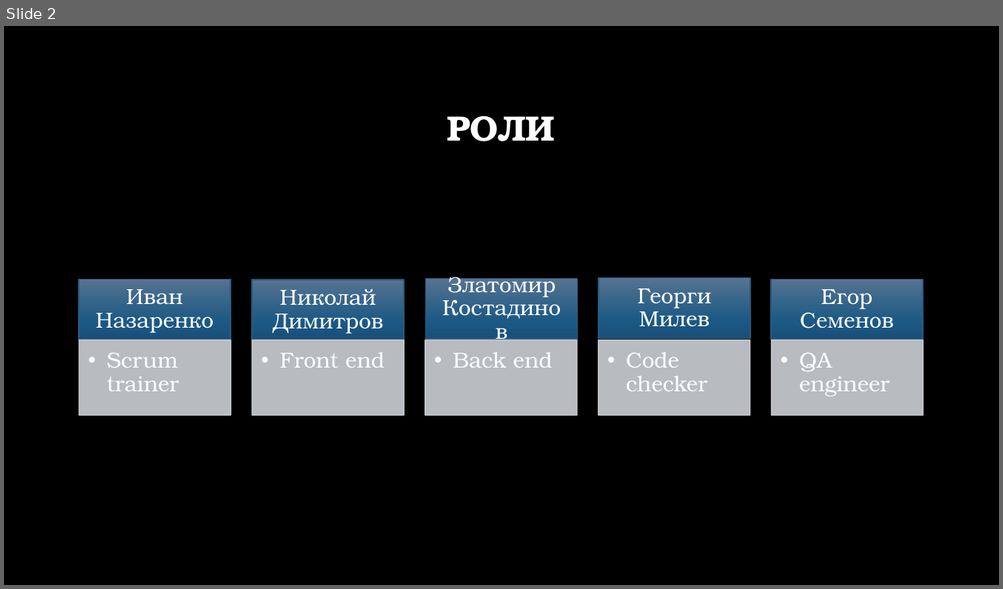
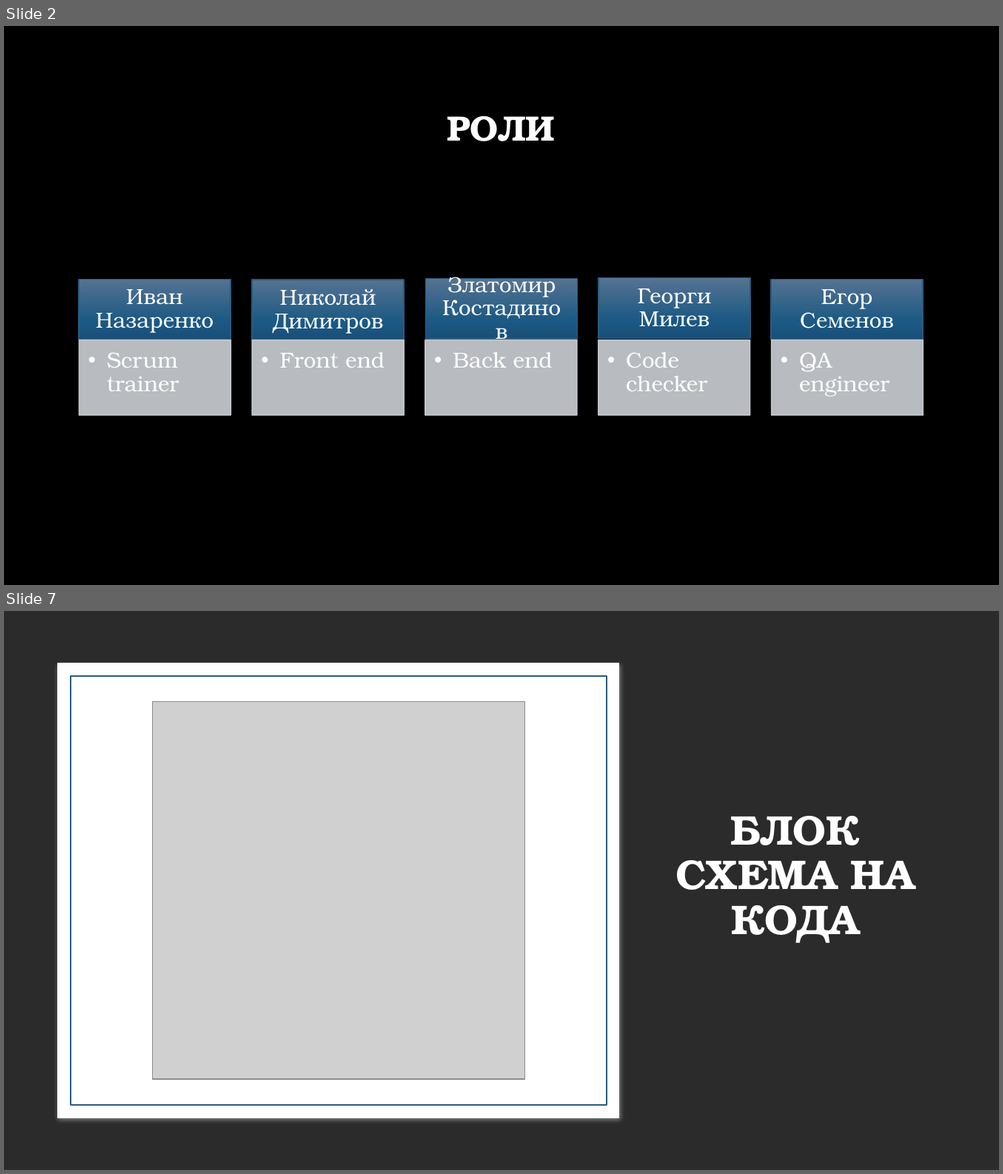
Before and after one commit to IYNazarenko19/ChatBot-OK-, a slide deck: chat-bot-OK_Presentation.pptx. Shown one above the other, each under a label of ours: slide 2 before the commit, slides 2 and 7 after it; the slides between them are not shown. The pictures are 1003x589 and 1003x1174 pixels, drawn with LibreOffice and Linux fonts; fonts in the diff are those of the drawing; grey boxes stand for pictures; background and template pictures are left out; a plain dark background stands for a picture behind light text. Boxes give left, top, right and bottom in pixels: in the first picture for what was removed or moved away, otherwise in the second. Text is boxed around its words. In the diff, an @@ line names an element or a change of style, - is before the commit and + after.

```diff
--- a/chat-bot-OK_Presentation.pptx
+++ b/chat-bot-OK_Presentation.pptx
@@ slide 7 added at (4,611,999,1170), background picture (left out) @@
@@ rectangle added at (65,671,612,1111), fill #FFFFFF, outline #FFFFFF 15 pt @@
@@ rectangle added at (71,676,606,1105), outline #2A5B7F 1 pt @@
@@ picture added at (153,702,525,1079) @@
@@ title added at (675,816,914,943), 40 pt, text #FFFFFF, bold @@
+БЛОК СХЕМА НА КОДА
```
Also in this commit, not shown: 6 slides changed.
